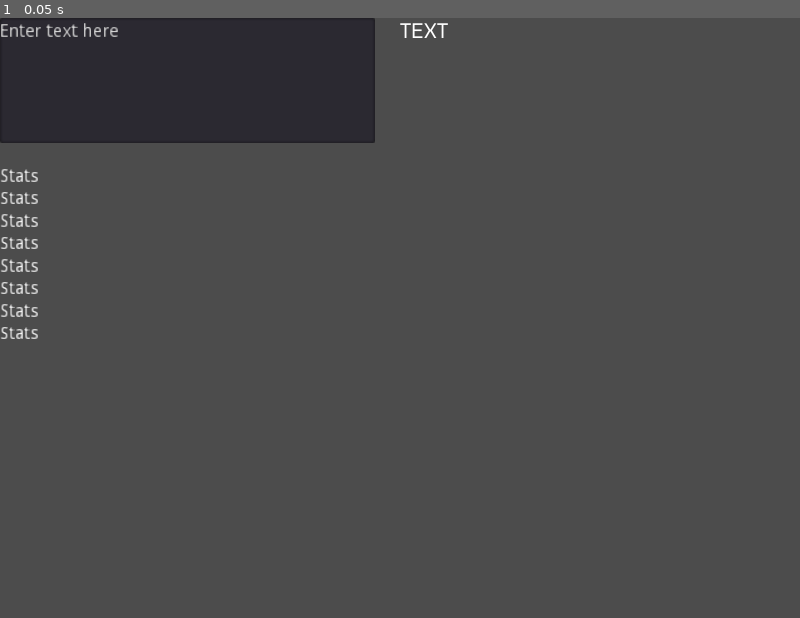
Above: before the commit, frame 1.
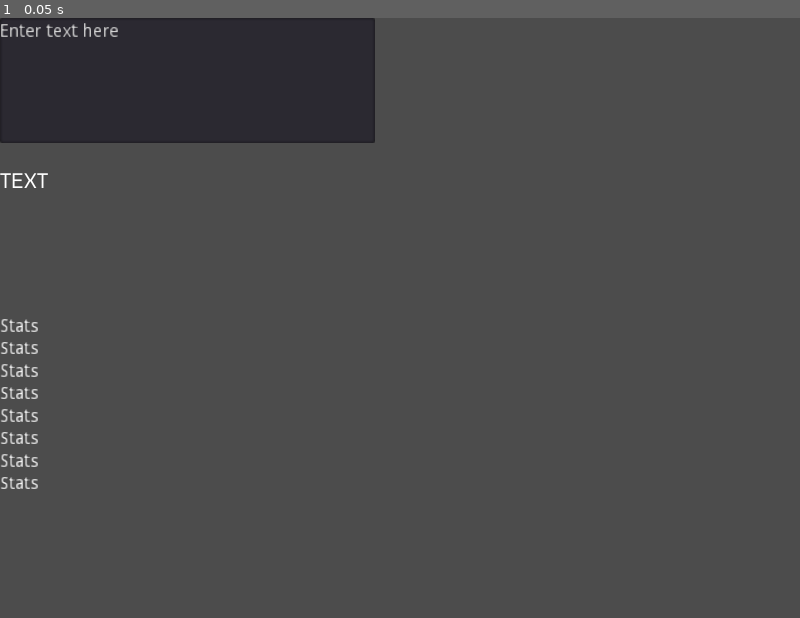
Above: after the commit, the same moment.

Repository: Jantho1990/Pseudo-3D-Layer-Test
Game: Godot game, scene res://_tests/TextboxScale/TextboxScaleTest.tscn
The game is run twice, just before and just after one commit, with the same random seed, the same clock (stepped at 60 frames per second) and the same inputs. This scene is started directly instead of the project's main scene.
Inputs:
- Up to frame 1 (0.05 s): no input

The runs differ from the first frame. In frame 1, 0.9% of the frame differs, in the area x 0-56%, y 0-79%.

Commit message:
fix controls to be less stupid

Diff:
--- a/_tests/TextboxScale/TextboxScaleTest.gd
+++ b/_tests/TextboxScale/TextboxScaleTest.gd
@@ -9,7 +9,7 @@
 
 
 onready var TE = $VBoxContainer/HBoxContainer/TextEdit
-onready var RTL = $VBoxContainer/HBoxContainer/RichTextLabel
+onready var RTL = $VBoxContainer/RichTextLabel
 onready var L1 = $VBoxContainer/VBoxContainer/Label1
 onready var L2 = $VBoxContainer/VBoxContainer/Label2
 onready var L3 = $VBoxContainer/VBoxContainer/Label3
@@ -39,16 +39,16 @@
   L2.text = String(RTL.get_visible_line_count())
   L3.text = String(RTL.get_content_height())
   L4.text = String(RTL.rect_size)
-  var split_text = split_and_keep_delimiters(TE.text, DELIMITERS)
+  var split_text = split_and_keep_delimiters(original_text, DELIMITERS)
   var font = RTL.get_font('normal_font')
   var calc_lines = calculate_lines(split_text, font, RTL.rect_size.x)
   var raw_text = original_text
-  # raw_text = format_text_with_line_breaks(raw_text, font, RTL.rect_size.x)
-  # RTL.bbcode_text = raw_text
+  raw_text = format_text_with_line_breaks(raw_text, font, RTL.rect_size.x)
+  RTL.bbcode_text = raw_text
   L5.text = String(split_text)
   L6.text = 'Split Text size: ' + String(split_text.size())
   L7.text = 'Calculated lines: ' + String(calc_lines)
-  # L8.text = String(font.get_wordwrap_string_size(RTL.text, RTL.rect_size.x))
+  L8.text = String(font.get_wordwrap_string_size(RTL.text, RTL.rect_size.x))
 
 
 ###
--- a/_tests/TextboxScale/TextboxScaleTest.tscn
+++ b/_tests/TextboxScale/TextboxScaleTest.tscn
@@ -27,7 +27,6 @@
 margin_bottom = 100.0
 size_flags_horizontal = 3
 custom_constants/separation = 20
-alignment = 1
 __meta__ = {
 "_edit_use_anchors_": false
 }
@@ -42,25 +41,25 @@
 "_edit_use_anchors_": false
 }
 
-[node name="RichTextLabel" type="RichTextLabel" parent="VBoxContainer/HBoxContainer"]
-margin_left = 320.0
-margin_right = 640.0
-margin_bottom = 100.0
-size_flags_horizontal = 3
-size_flags_vertical = 3
+[node name="RichTextLabel" type="RichTextLabel" parent="VBoxContainer"]
+margin_top = 120.0
+margin_right = 320.0
+margin_bottom = 220.0
+rect_min_size = Vector2( 320, 100 )
+size_flags_horizontal = 0
+size_flags_vertical = 0
 custom_fonts/normal_font = SubResource( 1 )
 bbcode_enabled = true
 bbcode_text = "TEXT"
-text = "TEXT
-"
+text = "TEXT"
 __meta__ = {
 "_edit_use_anchors_": false
 }
 
 [node name="VBoxContainer" type="VBoxContainer" parent="VBoxContainer"]
-margin_top = 120.0
+margin_top = 240.0
 margin_right = 640.0
-margin_bottom = 260.0
+margin_bottom = 380.0
 
 [node name="Label1" type="Label" parent="VBoxContainer/VBoxContainer"]
 margin_right = 640.0
